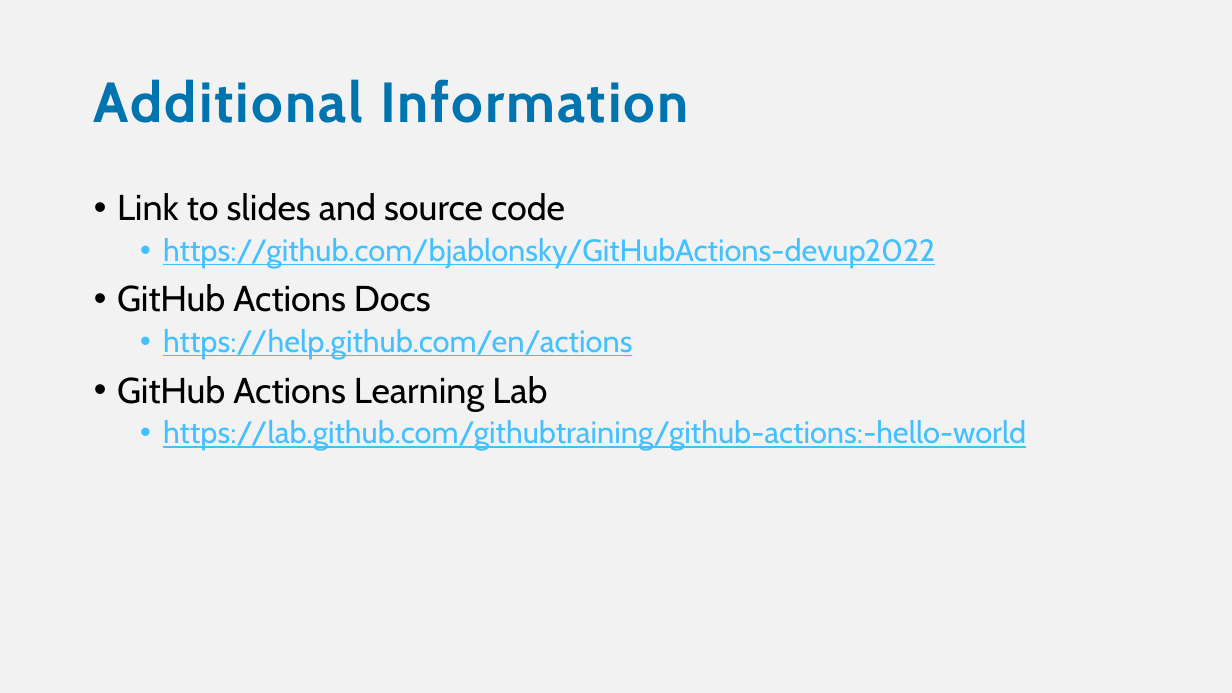
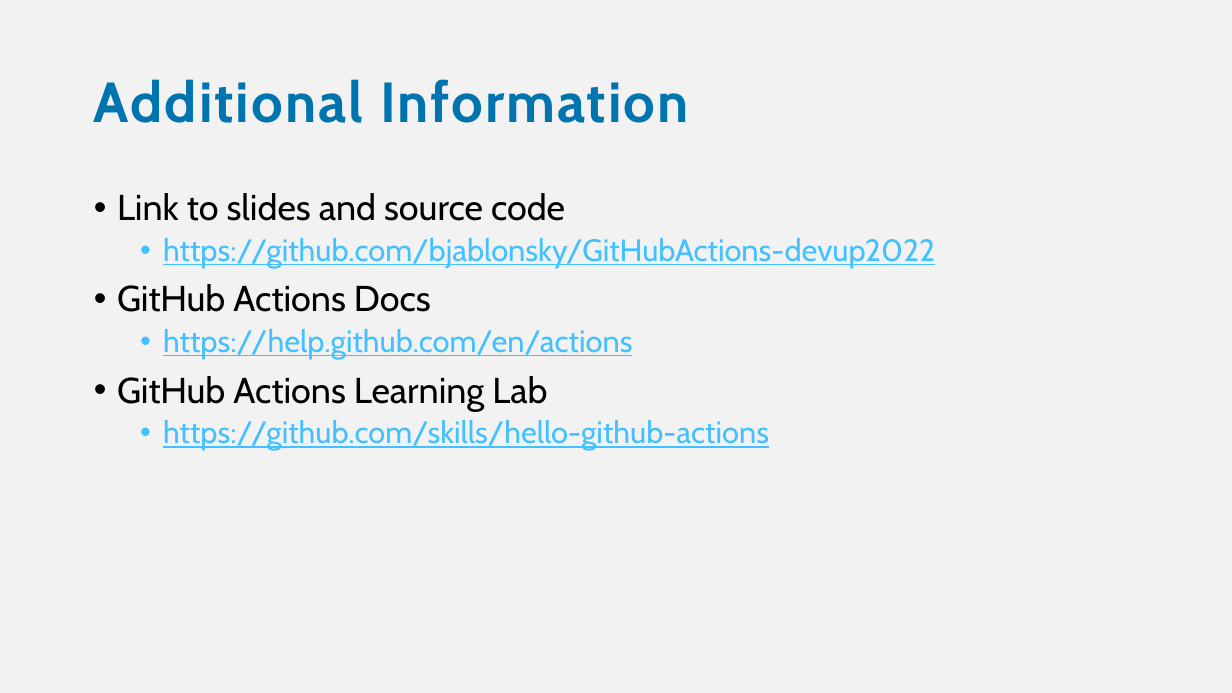
Before and after one commit to bjablonsky/GitHubActions-devup2022, a slide deck: slide 33 of slides/GithubActions-WorkflowsInYourRepo.pptx. Drawn at 1232x693 pixels with LibreOffice and Linux fonts; fonts in the diff are those of the drawing. Boxes give left, top, right and bottom in pixels: in the first picture for what was removed or moved away, otherwise in the second. Text is boxed around its words. In the diff, an @@ line names an element or a change of style, - is before the commit and + after.

```diff
--- a/slides/GithubActions-WorkflowsInYourRepo.pptx
+++ b/slides/GithubActions-WorkflowsInYourRepo.pptx
@@ text at (163,420,769,450): text changed @@
-  • https://lab.github.com/githubtraining/github-actions:-hello-world
+  • https://github.com/skills/hello-github-actions
```
Also in this commit, not shown: 1 other slide changed, 1 other file.
